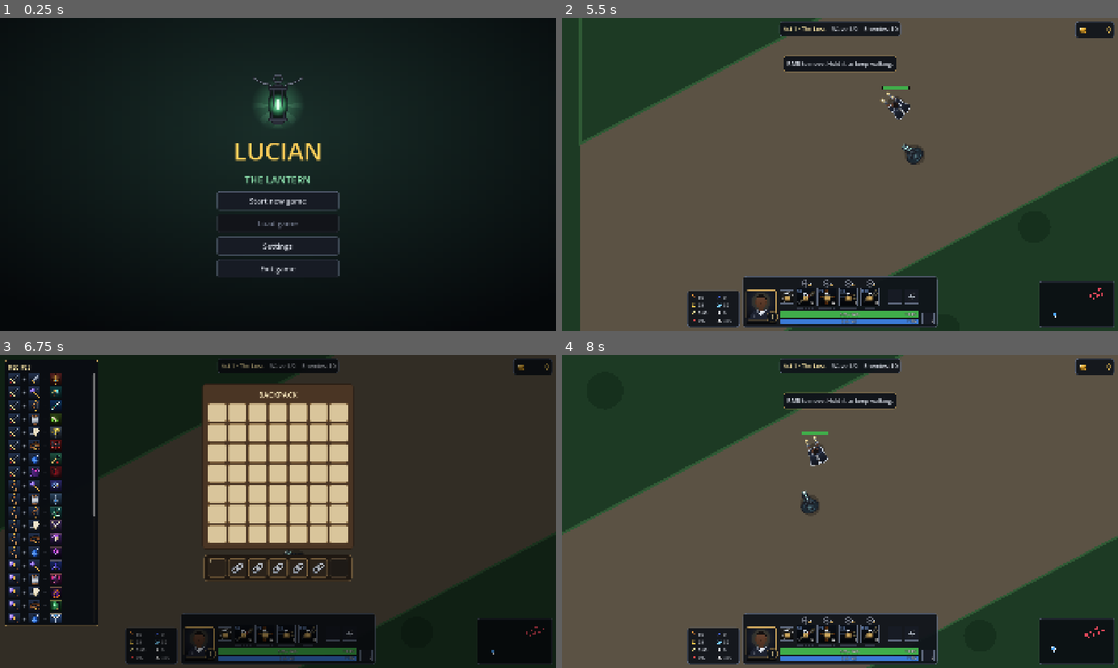
Above: before the commit, frames 1-4 (two rows, left to right).
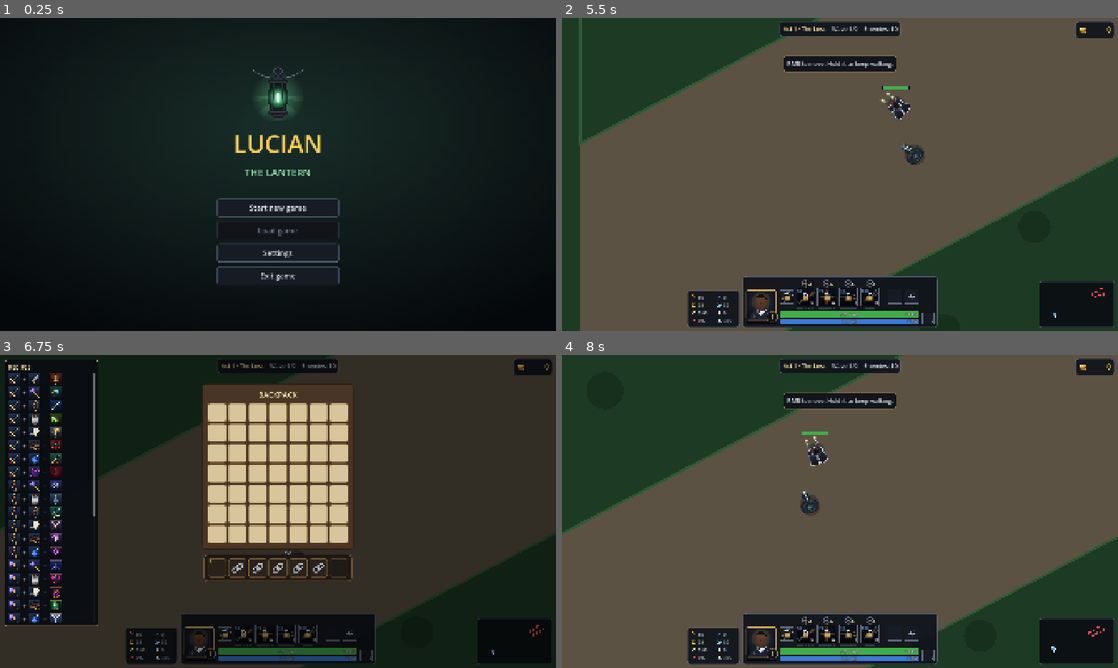
Above: after the commit, the same moments.

Repository: Anhdung1478/lucian-the-lantern
Game: Godot game, scene res://src/main/game.tscn
Same seed, same stepped clock (60 frames per second), same inputs: the game is played once before the commit and once after it.
Inputs (mouse positions are in pixels of both pictures, inside the frame that each line leads up to):
- Up to frame 1 (0.25 s): no input
- Up to frame 2 (5.5 s): click "Start new game" at 0.5 s; click "Slot 1 · empty" at 1.25 s; click "Skip" at 2 s; tap Enter at 2.75 s; move the mouse to (962, 158) at 2.77 s; hold Right mouse button (move) 2.78-3.5 s; click (962, 158) at 2.92 s; drag from (728, 190) to (812, 237) at 3.52 s; move the mouse to (895, 105) at 4.27 s; hold A (attack_move) 4.28-5 s; click (895, 105) at 4.42 s; right-click (895, 105) at 4.55 s; drag from (812, 237) to (673, 127) at 5.02 s
- Up to frame 3 (6.75 s): tap Space (center_camera) at 5.75 s; move the mouse to (444, 558) at 5.77 s; hold P (open_backpack) 5.78-6.5 s; hold Right mouse button (move) 5.78-6.5 s; tap 1 (item_1) at 5.85 s; click (444, 558) at 5.92 s; tap Enter at 6.5 s; drag from (216, 411) to (194, 433) at 6.52 s
- Up to frame 4 (8 s): tap Space (center_camera) at 7.25 s; move the mouse to (801, 411) at 7.27 s; hold P (open_backpack) from 7.28 s (still down); hold Right mouse button (move) from 7.28 s (still down); tap 3 (item_3) at 7.35 s; click (801, 411) at 7.42 s

The runs differ from the first frame. In frame 1, 2.9% of the frame differs, in the area x 38-62%, y 16-86%; in frame 2, less than 0.1%; in frame 3, less than 0.1%; in frame 4, less than 0.1%.

Commit message:
Easier Act 1: melee and ranged minions walk 20% slower, 1-1's have 20% less HP; losing the tutorial is a game over that returns to the title
Co-Authored-By: Claude <noreply@anthropic.com>

Diff:
--- a/data/enemies/melee_minion.tres
+++ b/data/enemies/melee_minion.tres
@@ -16,7 +16,7 @@
 damage = 12.0
 attack_range = 110.0
 attack_interval = 1.25
-move_speed = 300.0
+move_speed = 240.0
 radius = 28.0
 gold = 60
 xp = 30
--- a/data/enemies/ranged_minion.tres
+++ b/data/enemies/ranged_minion.tres
@@ -16,7 +16,7 @@
 damage = 18.0
 attack_range = 550.0
 attack_interval = 1.6
-move_speed = 300.0
+move_speed = 240.0
 radius = 26.0
 gold = 45
 xp = 25
--- a/src/core/wave_plan.gd
+++ b/src/core/wave_plan.gd
@@ -16,10 +16,18 @@
 }
 ## Stage id -> the boss wave's enemy id.
 const BOSSES := {"1-1": &"thresh_1", "2-3": &"akshan"}
+## Stage id -> enemy id -> its share of HP in that stage only. Act 1's stage
+## is gentler: its melee and ranged minions have 20% less HP.
+const HP_SHARES := {"1-1": {MELEE: 0.8, RANGED: 0.8}}
 
 
 static func has_stage(stage_id: String) -> bool:
 	return STAGES.has(stage_id)
+
+
+## Enemy `id`'s share of HP in stage `stage_id` (1.0 unless listed).
+static func hp_share(stage_id: String, id: StringName) -> float:
+	return HP_SHARES.get(stage_id, {}).get(id, 1.0)
 
 
 ## Each wave as the enemy ids to spawn, in order.
--- a/src/main/game.gd
+++ b/src/main/game.gd
@@ -118,17 +118,24 @@
 	get_tree().paused = _was_paused
 
 
-## Deferred: the stage is still inside its own menu's signal here. A failed
-## save shows on the new main screen.
+## Deferred: the stage is still inside its own menu's signal here. Losing the
+## tutorial (Act 1 before its first clear) is a game over: back to the title
+## screen; otherwise the main screen. A failed save shows on the new screen.
 func _on_stage_finished(result: StringName) -> void:
 	var saved := SaveGame.instance().finish_stage(result, _run.stage_id)
-	show_main_screen.call_deferred(_run.act)
+	if result == &"failed" and _run.tutorial:
+		show_title.call_deferred()
+	else:
+		show_main_screen.call_deferred(_run.act)
 	if not saved:
 		_report_save_failed.call_deferred()
 
 
 func _report_save_failed() -> void:
-	(screen as MainScreen).show_toast("Could not save", true)
+	if screen is MainScreen:
+		(screen as MainScreen).show_toast("Could not save", true)
+	elif screen is TitleScreen:
+		(screen as TitleScreen).notice_label.text = "Could not save"
 
 
 ## The old screen goes at once; the prompt stays last so it gets input first.
--- a/src/stage/stage.gd
+++ b/src/stage/stage.gd
@@ -175,7 +175,9 @@
 	screens.set_menu_open(false)
 	screens.locked = true
 	var waves_text := "Waves cleared: %d / %d   ·   " % [runner.waves_done(), runner.total_waves()] if runner else ""
-	result.show_result(is_cleared, run.display_name, waves_text + "Time %s" % StageResult.clock(elapsed), collected, reward_lines)
+	# Losing the tutorial (Act 1 before its first clear) is a game over.
+	result.show_result(is_cleared, run.display_name, waves_text + "Time %s" % StageResult.clock(elapsed), collected, reward_lines,
+		not is_cleared and run.tutorial)
 	get_tree().paused = true
 
 
@@ -242,6 +244,7 @@
 	var data: EnemyData = load(ENEMY_PATH % id)
 	var unit := _new_unit(data)
 	unit.setup(data, maxi(run.act, 1), wave, lucian)
+	unit.max_hp *= WavePlan.hp_share(run.stage_id, id)
 	unit.projectile_parent = $Projectiles
 	unit.warning_parent = $Warnings
 	unit.position = at
--- a/src/ui/stage/stage_result.gd
+++ b/src/ui/stage/stage_result.gd
@@ -1,8 +1,9 @@
 class_name StageResult
 extends CanvasLayer
-## The end of a stage, over a paused game: STAGE CLEARED or DEFEATED, the
-## stage, the waves cleared, the essences collected and any first-clear
-## reward, then Continue.
+## The end of a stage, over a paused game: STAGE CLEARED or DEFEATED (GAME
+## OVER when the tutorial is lost), the stage, the waves cleared, the
+## essences collected and any first-clear reward, then Continue (Back to
+## title after a game over).
 
 signal continue_pressed
 
@@ -10,6 +11,8 @@
 const REWARD_COLOR := Color("5ad07a")
 
 var cleared := false
+## The tutorial was lost: Continue goes back to the title screen.
+var game_over := false
 var title: Label
 var continue_button: Button
 
@@ -29,9 +32,14 @@
 	return "%d:%02d" % [whole / 60, whole % 60]
 
 
-func show_result(is_cleared: bool, stage_name: String, waves_text: String, collected: Dictionary, rewards: Array[String]) -> void:
+func show_result(is_cleared: bool, stage_name: String, waves_text: String, collected: Dictionary, rewards: Array[String], is_game_over := false) -> void:
 	cleared = is_cleared
-	title.text = "STAGE CLEARED" if cleared else "DEFEATED"
+	game_over = is_game_over and not is_cleared
+	if cleared:
+		title.text = "STAGE CLEARED"
+	else:
+		title.text = "GAME OVER" if game_over else "DEFEATED"
+	continue_button.text = "Back to title" if game_over else "Continue"
 	title.add_theme_color_override(&"font_color", UiStyle.GOLD_COLOR if cleared else UiStyle.ERROR_COLOR)
 	for child in _lines.get_children():
 		child.queue_free()
--- a/src/ui/title/title_screen.gd
+++ b/src/ui/title/title_screen.gd
@@ -18,6 +18,8 @@
 var slot_list := SlotList.new()
 var load_button: Button
 var error_label := UiStyle.label("", 20, UiStyle.ERROR_COLOR)
+## Under the title, in red: "Could not save" after a game over whose save failed.
+var notice_label := UiStyle.label("", 22, UiStyle.ERROR_COLOR)
 
 var _menu: VBoxContainer
 var _slots_page: VBoxContainer
@@ -121,6 +123,8 @@
 	var subtitle := UiStyle.label("THE LANTERN", 34, Color("8fe3b0"))
 	subtitle.horizontal_alignment = HORIZONTAL_ALIGNMENT_CENTER
 	column.add_child(subtitle)
+	notice_label.horizontal_alignment = HORIZONTAL_ALIGNMENT_CENTER
+	column.add_child(notice_label)
 	_menu = VBoxContainer.new()
 	_menu.add_theme_constant_override(&"separation", 14)
 	column.add_child(_menu)
--- a/tests/unit/test_enemy_data_files.gd
+++ b/tests/unit/test_enemy_data_files.gd
@@ -14,6 +14,11 @@
 		assert_eq(data.id, StringName(id))
 		assert_not_null(data.art, "%s art" % id)
 		assert_true(data.kind in [&"normal", &"elite", &"boss"], "%s kind" % id)
+
+
+func test_melee_and_ranged_minions_walk_at_240() -> void:
+	assert_eq(_data("melee_minion").move_speed, 240.0)
+	assert_eq(_data("ranged_minion").move_speed, 240.0)
 
 
 func test_the_ranged_minion_is_a_magic_kiter() -> void:
--- a/tests/unit/test_game.gd
+++ b/tests/unit/test_game.gd
@@ -184,6 +184,42 @@
 	assert_eq(journey.current, 1)
 
 
+func test_losing_the_tutorial_goes_back_to_the_title() -> void:
+	game.start_stage(StageSetup.for_stage(SaveGame.instance(), 1, 1))
+	await wait_process_frames(2)
+	var stage := game.screen as Stage
+	stage.show_result(false)
+	stage.result.continue_button.pressed.emit()
+	await wait_process_frames(2)
+	assert_is(game.screen, TitleScreen)
+	assert_false("1-1" in SaveGame.instance().cleared)
+	assert_true(FileAccess.file_exists(SaveGame.instance().path(1)), "a lost stage still auto-saves")
+	assert_false(get_tree().paused)
+
+
+func test_losing_a_later_stage_goes_to_the_main_screen() -> void:
+	SaveGame.instance().set_cleared(Journey.all_stage_ids(1))
+	game.start_stage(StageSetup.for_stage(SaveGame.instance(), 2, 1))
+	await wait_process_frames(2)
+	var stage := game.screen as Stage
+	stage.show_result(false)
+	stage.result.continue_button.pressed.emit()
+	await wait_process_frames(2)
+	assert_is(game.screen, MainScreen)
+
+
+func test_a_failed_save_after_a_game_over_shows_on_the_title() -> void:
+	game.start_stage(StageSetup.for_stage(SaveGame.instance(), 1, 1))
+	await wait_process_frames(2)
+	SaveGame.instance().prefix = BROKEN_PREFIX
+	var stage := game.screen as Stage
+	stage.show_result(false)
+	stage.result.continue_button.pressed.emit()
+	await wait_process_frames(2)
+	assert_is(game.screen, TitleScreen)
+	assert_eq((game.screen as TitleScreen).notice_label.text, "Could not save")
+
+
 func test_closing_the_window_on_stage_cleared_keeps_the_clear() -> void:
 	SaveGame.instance().set_cleared(Journey.all_stage_ids(1))
 	game.start_stage(StageSetup.for_stage(SaveGame.instance(), 2, 1))
--- a/tests/unit/test_stage_waves.gd
+++ b/tests/unit/test_stage_waves.gd
@@ -126,9 +126,47 @@
 	while not stage.result.visible and Time.get_ticks_msec() < give_up:
 		await wait_process_frames(1)
 	assert_eq(stage.result.title.text, "DEFEATED")
+	assert_eq(stage.result.continue_button.text, "Continue")
 	watch_signals(stage)
 	stage.result.continue_button.pressed.emit()
 	assert_signal_emitted_with_parameters(stage, "finished", [&"failed"])
+
+
+func test_losing_the_tutorial_is_game_over() -> void:
+	var stage: Stage = await _stage(1, 1)
+	assert_true(stage.run.tutorial)
+	stage.show_result(false)
+	assert_eq(stage.result.title.text, "GAME OVER")
+	assert_eq(stage.result.continue_button.text, "Back to title")
+	watch_signals(stage)
+	stage.result.continue_button.pressed.emit()
+	assert_signal_emitted_with_parameters(stage, "finished", [&"failed"])
+
+
+func test_losing_act_1_after_its_first_clear_is_only_defeated() -> void:
+	SaveGame.instance().reset()
+	SaveGame.instance().set_cleared(["1-1"] as Array[String])
+	var stage: Stage = load("res://src/stage/stage.tscn").instantiate()
+	stage.setup(StageSetup.for_stage(SaveGame.instance(), 1, 1))
+	add_child_autofree(stage)
+	await wait_process_frames(2)
+	stage.show_result(false)
+	assert_eq(stage.result.title.text, "DEFEATED")
+
+
+func test_act_1_melee_and_ranged_minions_have_20_percent_less_hp() -> void:
+	var stage: Stage = await _stage(1, 1)
+	var at := stage.arena.spawn_points[0]
+	var melee := stage.spawn_enemy(WavePlan.MELEE, at)
+	assert_almost_eq(melee.max_hp, 240.0 * 0.8, 0.01)
+	assert_almost_eq(melee.hp, melee.max_hp, 0.01)
+	assert_almost_eq(stage.spawn_enemy(WavePlan.RANGED, at).max_hp, 160.0 * 0.8, 0.01)
+	assert_almost_eq(stage.spawn_enemy(WavePlan.SIEGE, at).max_hp, 700.0, 0.01)
+
+
+func test_act_2_minions_keep_their_hp() -> void:
+	var stage: Stage = await _stage(2, 1)
+	assert_almost_eq(stage.spawn_enemy(WavePlan.MELEE, stage.arena.spawn_points[0]).max_hp, 240.0 * 1.6, 0.01)
 
 
 func test_esc_does_nothing_on_the_result() -> void:
Not shown, changed: docs/act1_the_loss.md
Not shown, changed: docs/lucian_game_design.md
Not shown, changed: docs/ui_design.md
